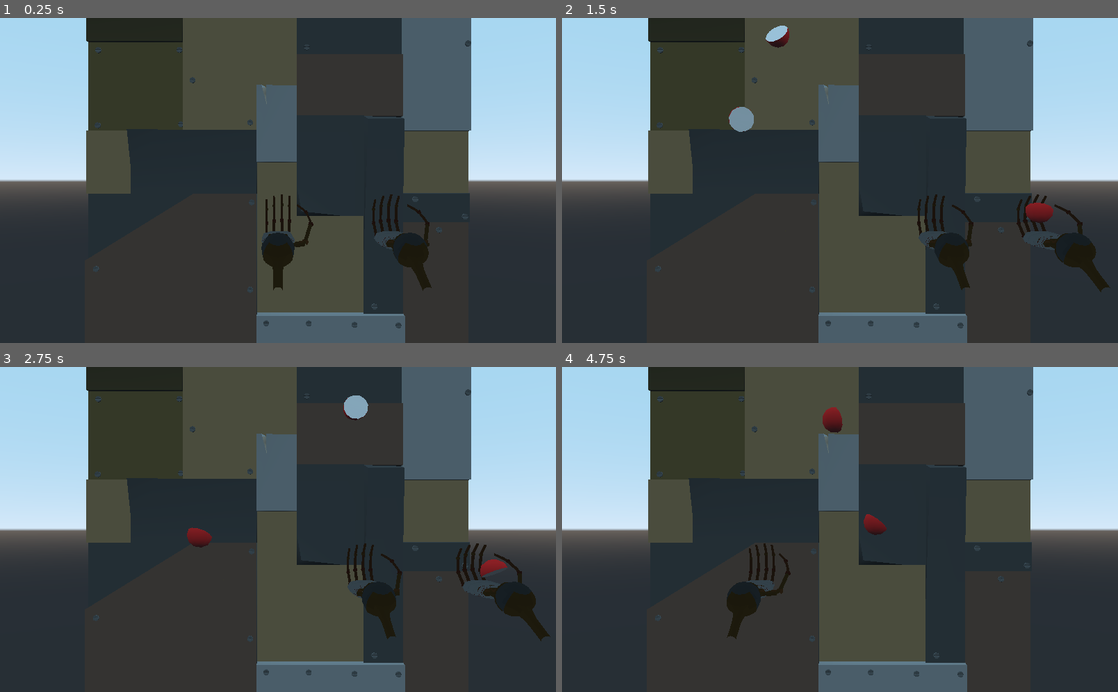
Above: before the commit, frames 1-4 (two rows, left to right).
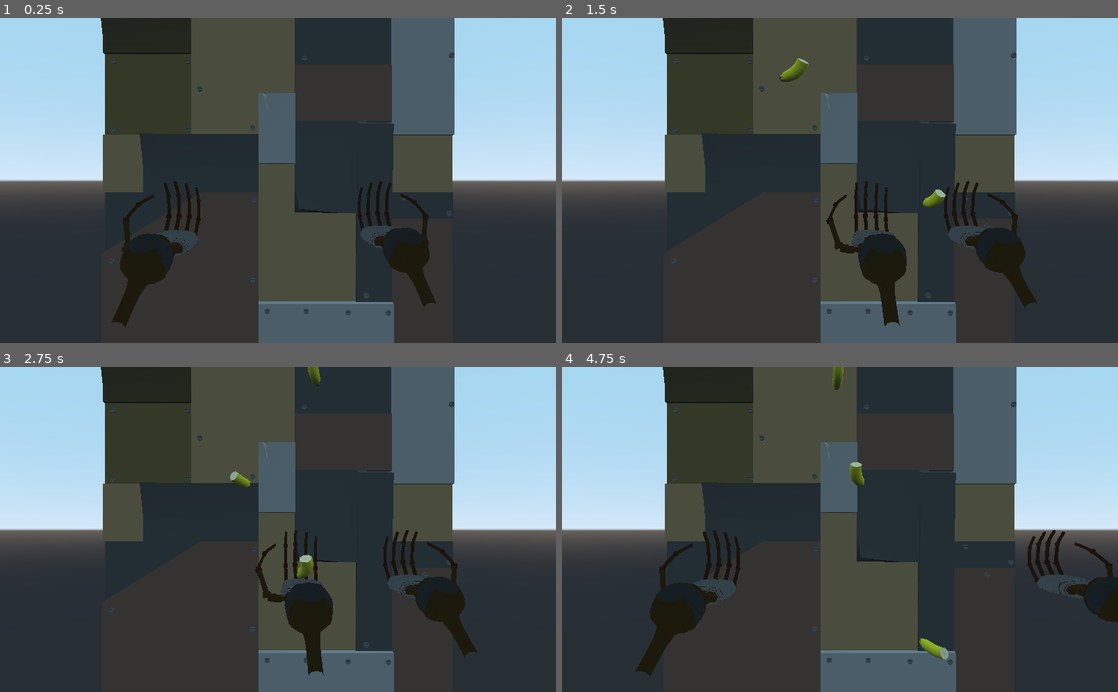
Above: after the commit, the same moments.

Repository: angrykoala/sgdjam21
Game: Godot game, scene res://scenes/main.tscn
Two runs of this game, one before a commit and one after it. Both use one fixed random seed, a clock stepped at 60 frames per second and the inputs below.
Inputs:
- Up to frame 1 (0.25 s): no input
- Up to frame 2 (1.5 s): hold D (move_lhand_right) 0.53-1.28 s; hold Space (clap, bound only after the commit) 0.53-1.28 s; hold A (move_lhand_left) from 1.28 s (still down); tap Space (clap, bound only after the commit) at 1.35 s
- Up to frame 3 (2.75 s): release A (move_lhand_left) at 2.03 s; hold D (move_lhand_right) from 2.03 s (still down); hold Space (clap, bound only after the commit) from 2.03 s (still down)
- Up to frame 4 (4.75 s): release Space (clap, bound only after the commit) at 2.78 s; tap Space (clap, bound only after the commit) at 2.85, 4.35 s; release D (move_lhand_right) at 3.53 s; hold Space (clap, bound only after the commit) 3.53-4.28 s; hold A (move_lhand_left) from 3.53 s (still down)

The runs differ from the first frame. In frame 1, 12% of the frame differs, in the area x 15-85%, y 0-100%; in frame 2, 14%, in the area x 15-99%, y 0-100%; in frame 3, 14%; in frame 4, 13%.

Commit message:
fruits

Diff:
--- /dev/null
+++ b/entities/fruits/fruit.gd
@@ -0,0 +1,16 @@
+extends RigidBody
+
+
+# Declare member variables here. Examples:
+# var a: int = 2
+# var b: String = "text"
+
+
+# Called when the node enters the scene tree for the first time.
+func _ready() -> void:
+	pass # Replace with function body.
+
+
+# Called every frame. 'delta' is the elapsed time since the previous frame.
+#func _process(delta: float) -> void:
+#	pass
--- a/entities/fruits/fruit.tscn
+++ b/entities/fruits/fruit.tscn
@@ -1,31 +1,14 @@
-[gd_scene load_steps=4 format=2]
+[gd_scene load_steps=3 format=2]
 
-[ext_resource path="res://entities/fruits/fruit_physics_material.tres" type="PhysicsMaterial" id=1]
+[ext_resource path="res://entities/fruits/fruit.gd" type="Script" id=1]
 
-[sub_resource type="BoxShape" id=1]
-extents = Vector3( 0.0547762, 0.096011, 0.0851634 )
+[sub_resource type="PhysicsMaterial" id=1]
+friction = 15.0
+rough = true
 
-[sub_resource type="SpatialMaterial" id=2]
-albedo_color = Color( 0.854902, 0.12549, 0.12549, 1 )
-
-[node name="Fruit" type="RigidBody"]
-mass = 0.1
-physics_material_override = ExtResource( 1 )
-axis_lock_linear_z = true
-
-[node name="Collider" type="CollisionShape" parent="."]
-transform = Transform( 1, 0, 0, 0, 1, 0, 0, 0, 1, -0.0418626, 0, 0 )
-shape = SubResource( 1 )
-
-[node name="Model" type="CSGSphere" parent="."]
-radius = 0.1
-material = SubResource( 2 )
-
-[node name="CSGCombiner" type="CSGCombiner" parent="Model"]
-operation = 2
-
-[node name="CSGBox" type="CSGBox" parent="Model/CSGCombiner"]
-transform = Transform( 1, 0, 0, 0, 1, 0, 0, 0, 1, 0.0769423, 0, 0 )
-width = 0.138905
-height = 0.22152
-depth = 0.290432
+[node name="Fruit" type="RigidBody" groups=[
+"fruit",
+]]
+mass = 0.2
+physics_material_override = SubResource( 1 )
+script = ExtResource( 1 )
--- a/entities/fruits/fruit_physics_material.tres
+++ /dev/null
@@ -1,5 +0,0 @@
-[gd_resource type="PhysicsMaterial" format=2]
-
-[resource]
-friction = 20.0
-rough = true
--- /dev/null
+++ b/entities/fruits/half_banana.tscn
@@ -0,0 +1,23 @@
+[gd_scene load_steps=6 format=2]
+
+[ext_resource path="res://assets/Platano/Platano-1_1Abajo.obj" type="ArrayMesh" id=1]
+[ext_resource path="res://assets/Platano/Platano_Text.png" type="Texture" id=2]
+[ext_resource path="res://entities/fruits/fruit.tscn" type="PackedScene" id=3]
+
+[sub_resource type="SpatialMaterial" id=1]
+albedo_texture = ExtResource( 2 )
+
+[sub_resource type="CapsuleShape" id=2]
+radius = 0.0741623
+height = 0.132235
+
+[node name="HalfBanana" instance=ExtResource( 3 )]
+
+[node name="Mesh" type="MeshInstance" parent="." index="0"]
+transform = Transform( 0.1, 0, 0, 0, 0.1, 0, 0, 0, 0.1, 0, 0.0935485, 0 )
+mesh = ExtResource( 1 )
+material/0 = SubResource( 1 )
+
+[node name="CollisionShape" type="CollisionShape" parent="." index="1"]
+transform = Transform( 1, 0, 0, 0, -4.37114e-08, -1, 0, 1, -4.37114e-08, 0, 0.019644, 0 )
+shape = SubResource( 2 )
--- /dev/null
+++ b/entities/fruits/half_lemon.tscn
@@ -0,0 +1,29 @@
+[gd_scene load_steps=7 format=2]
+
+[ext_resource path="res://assets/Limoncin/Limon-1-2.obj" type="ArrayMesh" id=1]
+[ext_resource path="res://assets/Limoncin/Limon-Text.png" type="Texture" id=2]
+[ext_resource path="res://entities/fruits/fruit.tscn" type="PackedScene" id=3]
+
+[sub_resource type="SpatialMaterial" id=1]
+albedo_texture = ExtResource( 2 )
+
+[sub_resource type="BoxShape" id=2]
+extents = Vector3( 0.0702721, 0.108915, 0.0334935 )
+
+[sub_resource type="SphereShape" id=3]
+radius = 0.0513958
+
+[node name="HalfLemon" instance=ExtResource( 3 )]
+
+[node name="Mesh" type="MeshInstance" parent="." index="0"]
+transform = Transform( 0.1, 0, 0, 0, 0.1, 0, 0, 0, 0.1, 0, 0, 0 )
+mesh = ExtResource( 1 )
+material/0 = SubResource( 1 )
+
+[node name="CollisionShape" type="CollisionShape" parent="." index="1"]
+transform = Transform( 1, 0, 0, 0, 1, 0, 0, 0, 1, 0, 0, 0.0296084 )
+shape = SubResource( 2 )
+
+[node name="CollisionShape2" type="CollisionShape" parent="." index="2"]
+transform = Transform( 1, 0, 0, 0, 1, 0, 0, 0, 1, 0, 0, 0.0441413 )
+shape = SubResource( 3 )
--- a/entities/player/hands/hand.gd
+++ b/entities/player/hands/hand.gd
@@ -7,6 +7,9 @@
 
 export var speed=1
 export(HAND) var hand=HAND.RIGHT
+
+onready var caught_area: Area=$CaughtArea
+onready var fruits_container: Spatial=$Fruits
 
 
 func _physics_process(_delta: float) -> void:
@@ -25,3 +28,19 @@
 
 	var velocity = direction.normalized() * speed
 	add_central_force(velocity)
+
+func lock_caught_fruits():
+	var fruits=get_caught_fruits()
+	for fruit in fruits:
+		fruit.mode=MODE_KINEMATIC
+		fruits_container.add_child(fruit)
+	return fruits
+
+
+func get_caught_fruits() -> Array:
+	var bodies=caught_area.get_overlapping_bodies()
+	var fruits=[]
+	for body in bodies:
+		if body.is_in_group("fruit"):
+			fruits.append(body)
+	return fruits
--- a/entities/player/hands/hand.tscn
+++ /dev/null
@@ -1,52 +0,0 @@
-[gd_scene load_steps=9 format=2]
-
-[ext_resource path="res://assets/human_hand.obj" type="ArrayMesh" id=1]
-[ext_resource path="res://entities/player/hands/hand.gd" type="Script" id=2]
-[ext_resource path="res://assets/ManoRobotica/Manos-Robotica-V1.fbx" type="PackedScene" id=3]
-
-[sub_resource type="PhysicsMaterial" id=3]
-
-[sub_resource type="SpatialMaterial" id=1]
-albedo_color = Color( 1, 0.827451, 0.172549, 1 )
-
-[sub_resource type="BoxShape" id=4]
-extents = Vector3( 0.227134, 0.102455, 0.292137 )
-
-[sub_resource type="BoxShape" id=5]
-extents = Vector3( 0.266729, 0.127359, 0.0910815 )
-
-[sub_resource type="BoxShape" id=6]
-extents = Vector3( 0.308485, 0.277093, 0.0784437 )
-
-[node name="Hand" type="RigidBody"]
-mass = 10.0
-physics_material_override = SubResource( 3 )
-axis_lock_linear_y = true
-axis_lock_linear_z = true
-axis_lock_angular_x = true
-axis_lock_angular_y = true
-axis_lock_angular_z = true
-linear_damp = 10.0
-script = ExtResource( 2 )
-speed = 250
-
-[node name="Mesh" type="MeshInstance" parent="."]
-transform = Transform( 0.4, 0, 0, 0, 0.4, 0, 0, 0, 0.4, 0, 0, 0 )
-visible = false
-mesh = ExtResource( 1 )
-material/0 = SubResource( 1 )
-
-[node name="CollisionShape" type="CollisionShape" parent="."]
-transform = Transform( 1, 0, 0, 0, 1, 0, 0, 0, 1, 0, 0, -0.374631 )
-shape = SubResource( 4 )
-
-[node name="CollisionShape2" type="CollisionShape" parent="."]
-transform = Transform( 1, 0, 0, 0, 1, 0, 0, 0, 1, 0, 0.0492311, -0.0566666 )
-shape = SubResource( 5 )
-
-[node name="CollisionShape3" type="CollisionShape" parent="."]
-transform = Transform( 1, 0, 0, 0, 1, 0, 0, 0, 1, 0.0164192, 0.161493, -0.641503 )
-shape = SubResource( 6 )
-
-[node name="MeshRobot" parent="." instance=ExtResource( 3 )]
-transform = Transform( 0.4, 0, 0, 0, 0.4, 0, 0, 0, 0.4, 0, -0.208861, -0.0509041 )
--- /dev/null
+++ b/entities/player/hands/left_hand.tscn
@@ -0,0 +1,74 @@
+[gd_scene load_steps=10 format=2]
+
+[ext_resource path="res://entities/player/hands/hand.gd" type="Script" id=2]
+[ext_resource path="res://assets/ManoRobotica/Manos-Robotica-V1.fbx" type="PackedScene" id=3]
+
+[sub_resource type="PhysicsMaterial" id=1]
+
+[sub_resource type="BoxShape" id=2]
+extents = Vector3( 0.227134, 0.102455, 0.389037 )
+
+[sub_resource type="BoxShape" id=3]
+extents = Vector3( 0.308485, 0.277093, 0.0784437 )
+
+[sub_resource type="BoxShape" id=4]
+extents = Vector3( 0.0672434, 0.134334, 0.209045 )
+
+[sub_resource type="SphereShape" id=5]
+radius = 0.167118
+
+[sub_resource type="CapsuleShape" id=6]
+radius = 0.133414
+height = 0.757178
+
+[sub_resource type="SphereShape" id=7]
+radius = 0.377523
+
+[node name="LeftHand" type="RigidBody"]
+mass = 10.0
+physics_material_override = SubResource( 1 )
+axis_lock_linear_y = true
+axis_lock_linear_z = true
+axis_lock_angular_x = true
+axis_lock_angular_y = true
+axis_lock_angular_z = true
+linear_damp = 10.0
+script = ExtResource( 2 )
+speed = 250
+hand = 0
+
+[node name="CollisionShape" type="CollisionShape" parent="."]
+transform = Transform( 1, 0, 0, 0, 1, 0, 0, 0, 1, 0, 0.348757, -0.374631 )
+shape = SubResource( 2 )
+
+[node name="CollisionShape3" type="CollisionShape" parent="."]
+transform = Transform( 1, 0, 0, 0, 1, 0, 0, 0, 1, 0.0164192, 0.601997, -0.810495 )
+shape = SubResource( 3 )
+
+[node name="LeftHandMesh" parent="." instance=ExtResource( 3 )]
+transform = Transform( -0.6, 0, 0, 0, 0.6, 0, 0, 0, 0.6, 0, 0, 0 )
+
+[node name="CollisionShape4" type="CollisionShape" parent="."]
+transform = Transform( 1, 0, 0, 0, 1, 0, 0, 0, 1, -0.294705, 0.609071, -0.5479 )
+shape = SubResource( 4 )
+
+[node name="CollisionShape2" type="CollisionShape" parent="."]
+transform = Transform( 1, 0, 0, 0, 1, 0, 0, 0, 1, 0, 0.355934, 0.0585482 )
+shape = SubResource( 5 )
+
+[node name="CollisionShape5" type="CollisionShape" parent="."]
+transform = Transform( 1, 0, 0, 0, 1, 0, 0, 0, 1, 0.255203, 0.368531, -0.492353 )
+shape = SubResource( 6 )
+
+[node name="CollisionShape6" type="CollisionShape" parent="."]
+transform = Transform( 1, 0, 0, 0, 1, 0, 0, 0, 1, -0.224036, 0.368531, -0.492353 )
+shape = SubResource( 6 )
+
+[node name="CaughtArea" type="Area" parent="."]
+transform = Transform( 1, 0, 0, 0, 1, 0, 0, 0, 1, 0, 0.584273, -0.450256 )
+
+[node name="CollisionShape" type="CollisionShape" parent="CaughtArea"]
+transform = Transform( 1, 0, 0, 0, 1, 0, 0, 0, 1, 0, -0.047759, 0 )
+shape = SubResource( 7 )
+
+[node name="Fruits" type="Spatial" parent="."]
--- /dev/null
+++ b/entities/player/hands/right_hand.tscn
@@ -0,0 +1,61 @@
+[gd_scene load_steps=9 format=2]
+
+[ext_resource path="res://entities/player/hands/hand.gd" type="Script" id=2]
+[ext_resource path="res://assets/ManoRobotica/Manos-Robotica-V1.fbx" type="PackedScene" id=3]
+
+[sub_resource type="PhysicsMaterial" id=1]
+
+[sub_resource type="BoxShape" id=2]
+extents = Vector3( 0.227134, 0.102455, 0.389037 )
+
+[sub_resource type="BoxShape" id=3]
+extents = Vector3( 0.308485, 0.277093, 0.0784437 )
+
+[sub_resource type="BoxShape" id=4]
+extents = Vector3( 0.0672434, 0.134334, 0.209045 )
+
+[sub_resource type="SphereShape" id=5]
+radius = 0.167118
+
+[sub_resource type="CapsuleShape" id=6]
+radius = 0.133414
+height = 0.757178
+
+[node name="RightHand" type="RigidBody"]
+mass = 10.0
+physics_material_override = SubResource( 1 )
+axis_lock_linear_y = true
+axis_lock_linear_z = true
+axis_lock_angular_x = true
+axis_lock_angular_y = true
+axis_lock_angular_z = true
+linear_damp = 10.0
+script = ExtResource( 2 )
+speed = 250
+
+[node name="LeftHandMesh" parent="." instance=ExtResource( 3 )]
+transform = Transform( 0.6, 0, 0, 0, 0.6, -5.24537e-08, 0, 5.24537e-08, 0.6, 0, 0, 0 )
+
+[node name="CollisionShape" type="CollisionShape" parent="."]
+transform = Transform( 1, 0, 0, 0, 1, 0, 0, 0, 1, 0, 0.348757, -0.374631 )
+shape = SubResource( 2 )
+
+[node name="CollisionShape3" type="CollisionShape" parent="."]
+transform = Transform( 1, 0, 0, 0, 1, 0, 0, 0, 1, 0.0164192, 0.601997, -0.810495 )
+shape = SubResource( 3 )
+
+[node name="CollisionShape4" type="CollisionShape" parent="."]
+transform = Transform( 1, 0, 0, 0, 1, 0, 0, 0, 1, 0.322803, 0.609071, -0.5479 )
+shape = SubResource( 4 )
+
+[node name="CollisionShape2" type="CollisionShape" parent="."]
+transform = Transform( 1, 0, 0, 0, 1, 0, 0, 0, 1, 0, 0.355934, 0.0585482 )
+shape = SubResource( 5 )
+
+[node name="CollisionShape5" type="CollisionShape" parent="."]
+transform = Transform( 1, 0, 0, 0, 1, 0, 0, 0, 1, 0.255203, 0.368531, -0.492353 )
+shape = SubResource( 6 )
+
+[node name="CollisionShape6" type="CollisionShape" parent="."]
+transform = Transform( 1, 0, 0, 0, 1, 0, 0, 0, 1, -0.224036, 0.368531, -0.492353 )
+shape = SubResource( 6 )
--- a/entities/player/player.gd
+++ b/entities/player/player.gd
@@ -1 +1,11 @@
 extends Spatial
+
+onready var left_hand=$LeftHand
+
+func _input(event: InputEvent) -> void:
+	if event.is_action_pressed("clap"):
+		print("CLAP")
+		var fruits=left_hand.lock_caught_fruits()
+		print("Points", fruits.size())
+		for fruit in fruits:
+			fruit.queue_free()
--- a/project.godot
+++ b/project.godot
@@ -40,6 +40,11 @@
 "events": [ Object(InputEventKey,"resource_local_to_scene":false,"resource_name":"","device":0,"alt":false,"shift":false,"control":false,"meta":false,"command":false,"pressed":false,"scancode":16777233,"unicode":0,"echo":false,"script":null)
  ]
 }
+clap={
+"deadzone": 0.5,
+"events": [ Object(InputEventKey,"resource_local_to_scene":false,"resource_name":"","device":0,"alt":false,"shift":false,"control":false,"meta":false,"command":false,"pressed":false,"scancode":32,"unicode":0,"echo":false,"script":null)
+ ]
+}
 
 [physics]
 
--- /dev/null
+++ b/scenes/fruits.tscn
@@ -0,0 +1,16 @@
+[gd_scene load_steps=4 format=2]
+
+[ext_resource path="res://entities/player/hands/left_hand.tscn" type="PackedScene" id=1]
+[ext_resource path="res://entities/fruits/half_lemon.tscn" type="PackedScene" id=2]
+[ext_resource path="res://entities/fruits/half_banana.tscn" type="PackedScene" id=3]
+
+[node name="Spatial" type="Spatial"]
+
+[node name="HalfLemon" parent="." instance=ExtResource( 2 )]
+script = null
+
+[node name="HalfBanana" parent="." instance=ExtResource( 3 )]
+transform = Transform( 1, 0, 0, 0, 1, 0, 0, 0, 1, -0.44493, 0, 0 )
+
+[node name="LeftHand" parent="." instance=ExtResource( 1 )]
+transform = Transform( 1, 0, 0, 0, 1, 0, 0, 0, 1, 1.46731, 0, 0 )
--- a/scenes/main.tscn
+++ b/scenes/main.tscn
@@ -1,13 +1,14 @@
-[gd_scene load_steps=9 format=2]
+[gd_scene load_steps=10 format=2]
 
-[ext_resource path="res://entities/fruits/fruit.tscn" type="PackedScene" id=1]
+[ext_resource path="res://entities/player/hands/left_hand.tscn" type="PackedScene" id=1]
 [ext_resource path="res://entities/background/background.tscn" type="PackedScene" id=2]
 [ext_resource path="res://entities/fruit_spawner/fruit_spawner.tscn" type="PackedScene" id=3]
 [ext_resource path="res://scenes/main.gd" type="Script" id=4]
 [ext_resource path="res://entities/bounds/bounds.tscn" type="PackedScene" id=5]
-[ext_resource path="res://entities/player/hands/hand.tscn" type="PackedScene" id=6]
+[ext_resource path="res://entities/player/hands/right_hand.tscn" type="PackedScene" id=6]
 [ext_resource path="res://assets/theme.mp3" type="AudioStream" id=7]
 [ext_resource path="res://entities/player/player.gd" type="Script" id=8]
+[ext_resource path="res://entities/fruits/half_banana.tscn" type="PackedScene" id=9]
 
 [node name="Main" type="Spatial"]
 script = ExtResource( 4 )
@@ -18,32 +19,28 @@
 [node name="Camera" type="Camera" parent="."]
 transform = Transform( 1, 0, 0, 0, 1, 0, 0, 0, 1, 0, 0, 3 )
 current = true
-fov = 46.3525
+fov = 50.1628
 
 [node name="FruitSpawner" parent="." instance=ExtResource( 3 )]
-transform = Transform( 1, 0, 0, 0, 1, 0, 0, 0, 1, 0, 1.52971, 0 )
-fruit = ExtResource( 1 )
+transform = Transform( 1, 0, 0, 0, 1, 0, 0, 0, 1, 0, 1.9189, 0 )
+fruit = ExtResource( 9 )
 min_spawn_force = Vector2( -8, -2 )
 max_spawn_force = Vector2( 8, 0 )
 
 [node name="Bounds" parent="." instance=ExtResource( 5 )]
 
 [node name="Player" type="Spatial" parent="."]
+transform = Transform( 1, 0, 0, 0, 1, 0, 0, 0, 1, 0, -0.882837, 0 )
 script = ExtResource( 8 )
 
-[node name="Hands" type="Spatial" parent="Player"]
-transform = Transform( 1, 0, 0, 0, 1, 0, 0, 0, 1, 0, -0.496298, 0.234644 )
+[node name="LeftHand" parent="Player" instance=ExtResource( 1 )]
+transform = Transform( 1, 0, 0, 0, 1, 0, 0, 0, 1, -0.966338, 0, 0.331332 )
 
-[node name="LeftHand" parent="Player/Hands" instance=ExtResource( 6 )]
-transform = Transform( -1, 0, 0, 0, 1, 0, 0, 0, 1, 0, 0, 0 )
-hand = 0
-
-[node name="RightHand" parent="Player/Hands" instance=ExtResource( 6 )]
-transform = Transform( 1, 0, 0, 0, 1, 0, 0, 0, 1, 0.959708, 0, 0 )
+[node name="RightHand" parent="Player" instance=ExtResource( 6 )]
+transform = Transform( 1, 0, 0, 0, 1, 0, 0, 0, 1, 1.06688, 0, 0 )
 
 [node name="Background" parent="." instance=ExtResource( 2 )]
 transform = Transform( 2, 0, 0, 0, -8.74228e-08, -2, 0, 2, -8.74228e-08, 0, 0, -1.0365 )
 
 [node name="Music" type="AudioStreamPlayer" parent="."]
 stream = ExtResource( 7 )
-autoplay = true
Not shown, added: assets/Cebolla/Cebolla-1_1.obj
Not shown, added: assets/Cebolla/Cebolla-1_1.obj.import
Not shown, added: assets/Cebolla/Cebolla-1_2.obj
Not shown, added: assets/Cebolla/Cebolla-1_2.obj.import
Not shown, added: assets/Cebolla/Cebolla-1_4.obj
Not shown, added: assets/Cebolla/Cebolla-1_4.obj.import
Not shown, added: assets/Limoncin/Limon-1-1.obj
Not shown, added: assets/Limoncin/Limon-1-1.obj.import
Not shown, added: assets/Limoncin/Limon-1-2.obj
Not shown, added: assets/Limoncin/Limon-1-2.obj.import
Not shown, added: assets/Limoncin/Limon-1-4.obj
Not shown, added: assets/Limoncin/Limon-1-4.obj.import
(and 25 more such lines)
